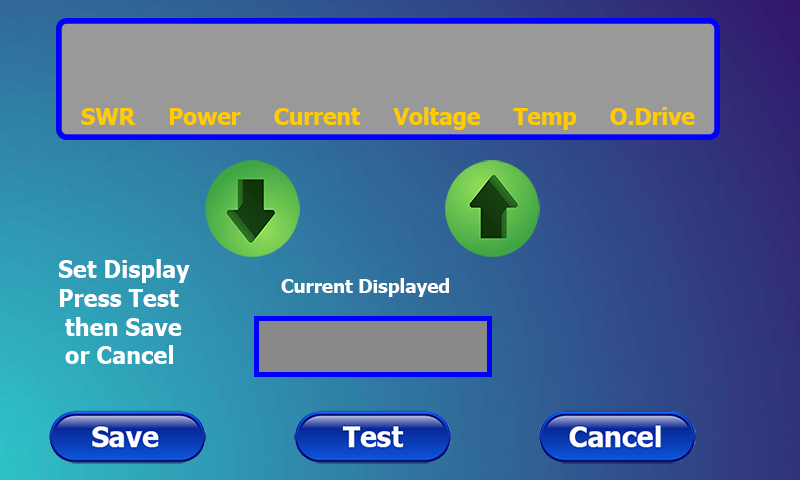
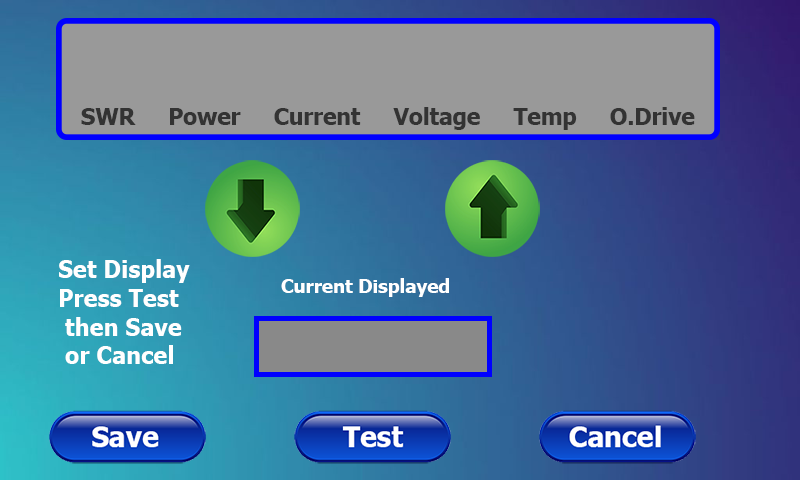
Two versions of the same layered image (800×480). Layer-by-layer changes:
painted on "SWR Power Current Voltage Temp O.Drive" (1st of 2) over [81, 107, 695, 130]